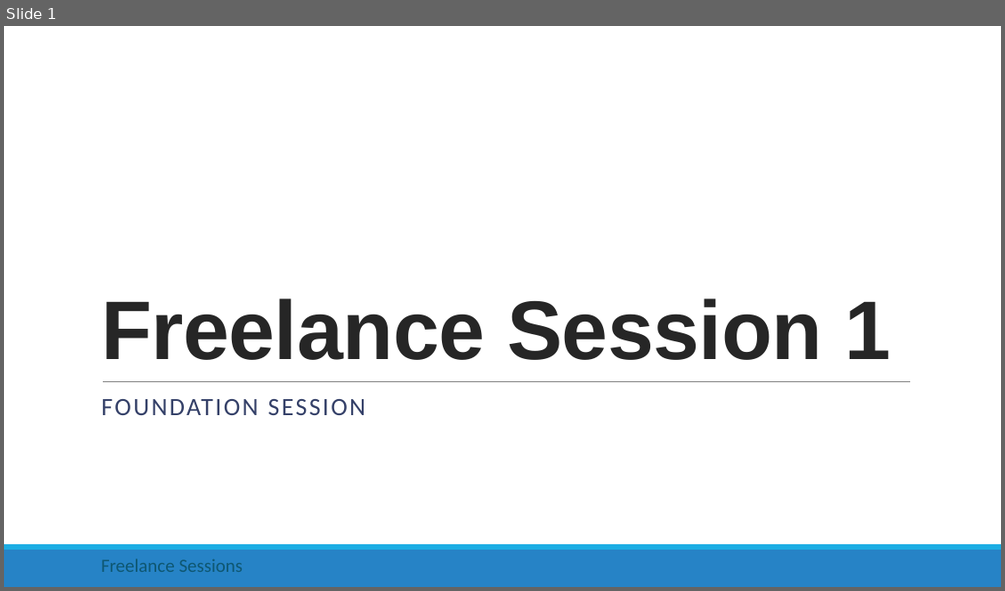
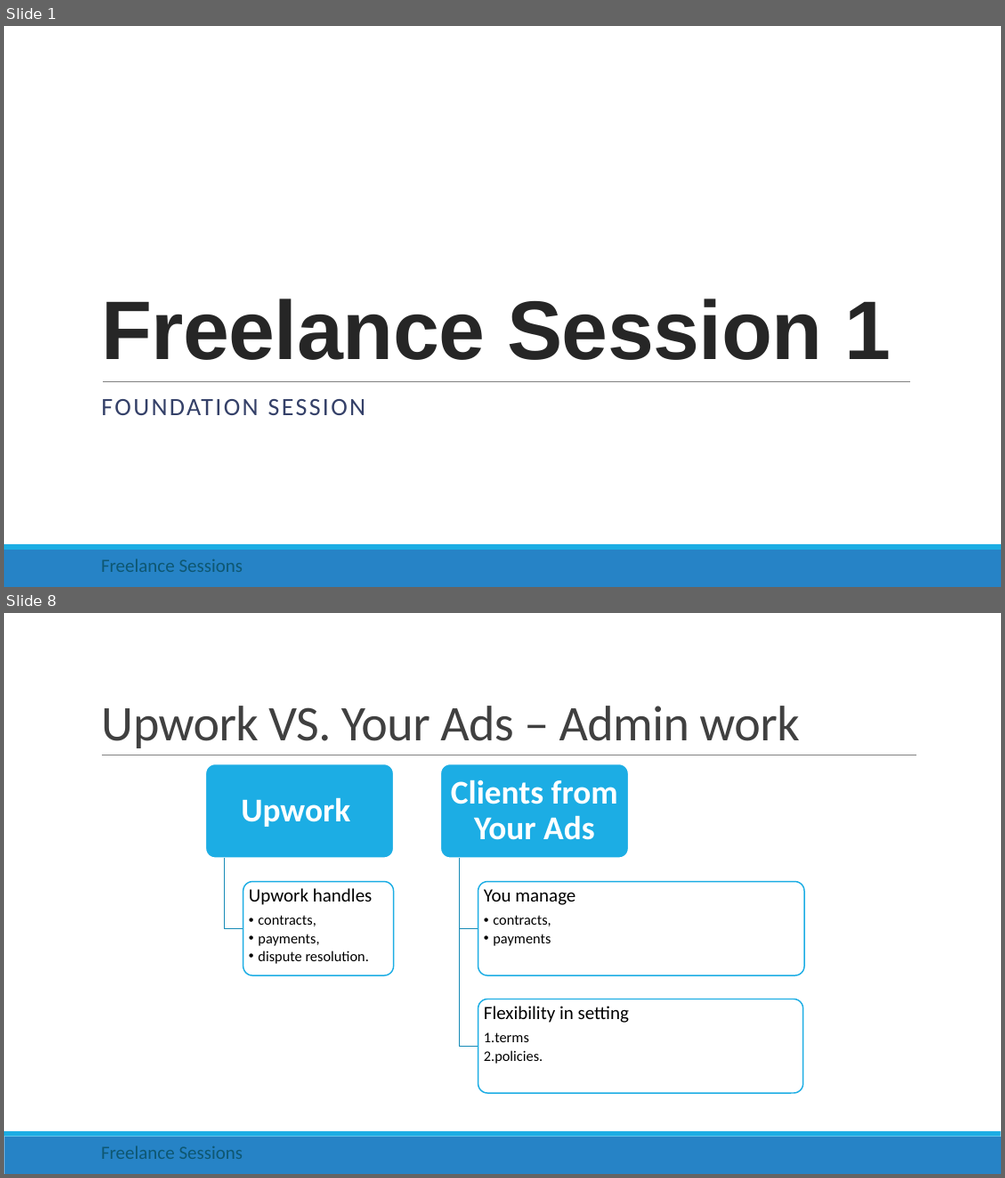
Before and after one commit to rishigujadhur1/Slides, a slide deck: Freelancing/Freelance Session 1.pptx. Shown one above the other, each under a label of ours: slide 1 before the commit, slides 1 and 8 after it; the slides between them are not shown. The pictures are 1005x591 and 1005x1178 pixels, drawn with LibreOffice and Linux fonts; fonts in the diff are those of the drawing. Boxes give left, top, right and bottom in pixels: in the first picture for what was removed or moved away, otherwise in the second. Text is boxed around its words. In the diff, an @@ line names an element or a change of style, - is before the commit and + after.

Commit message:
Ads vs Upwork slide

```diff
--- a/Freelancing/Freelance Session 1.pptx
+++ b/Freelancing/Freelance Session 1.pptx
@@ slide 8 added at (4, 613, 1001, 1174), background #FFFFFF; not listed: 2 template elements that a slide beside it also shows @@
@@ title added at (101, 706, 799, 748), 48 pt, text #404040 @@
+Upwork VS. Your Ads – Admin work
@@ line added from (102, 755) to (917, 755), #808080 0.5 pt @@
@@ group added at (206, 764, 804, 1093): 5 rounded rectangles, 5 texts, 3 freeform shapes @@
+Upwork
+Upwork handles
+  • contracts,
+  • payments,
+  • dispute resolution.
+Clients from Your Ads
+You manage
+  • contracts,
+  • payments
+Flexibility in setting
+  1. terms
+  2. policies.
@@ text added at (101, 1145, 243, 1159), 18 pt, text #0E5772 @@
+Freelance Sessions
```
Also in this commit, not shown: 5 slides changed, 3 other slides added, 2 slides removed.
